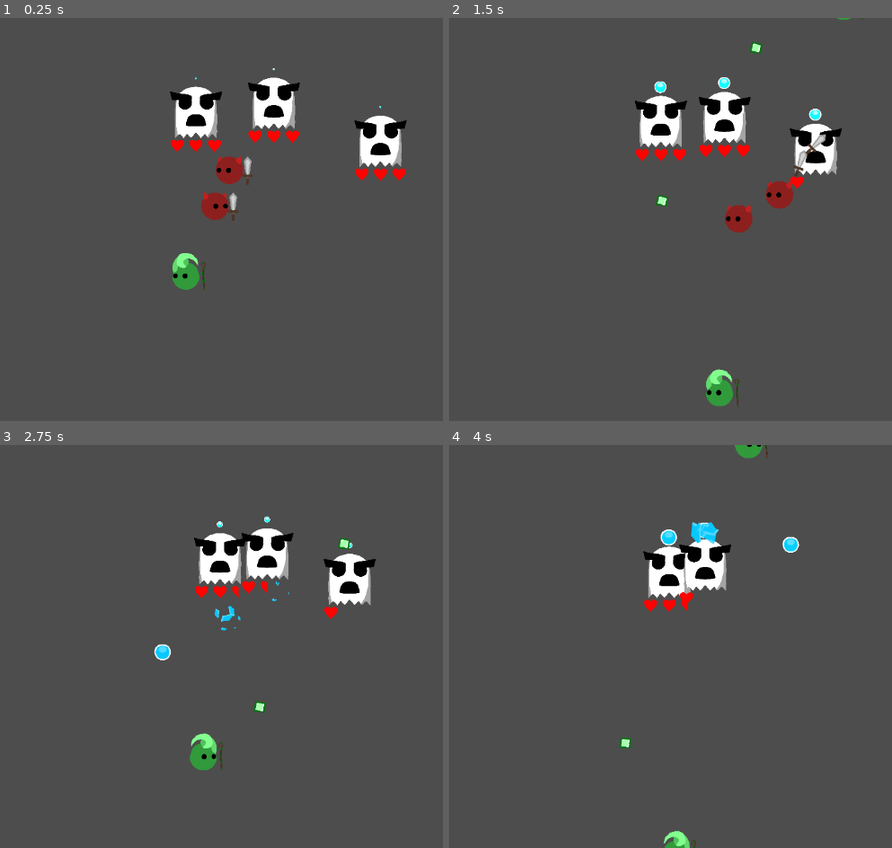
Above: before the commit, frames 1-4 (two rows, left to right).
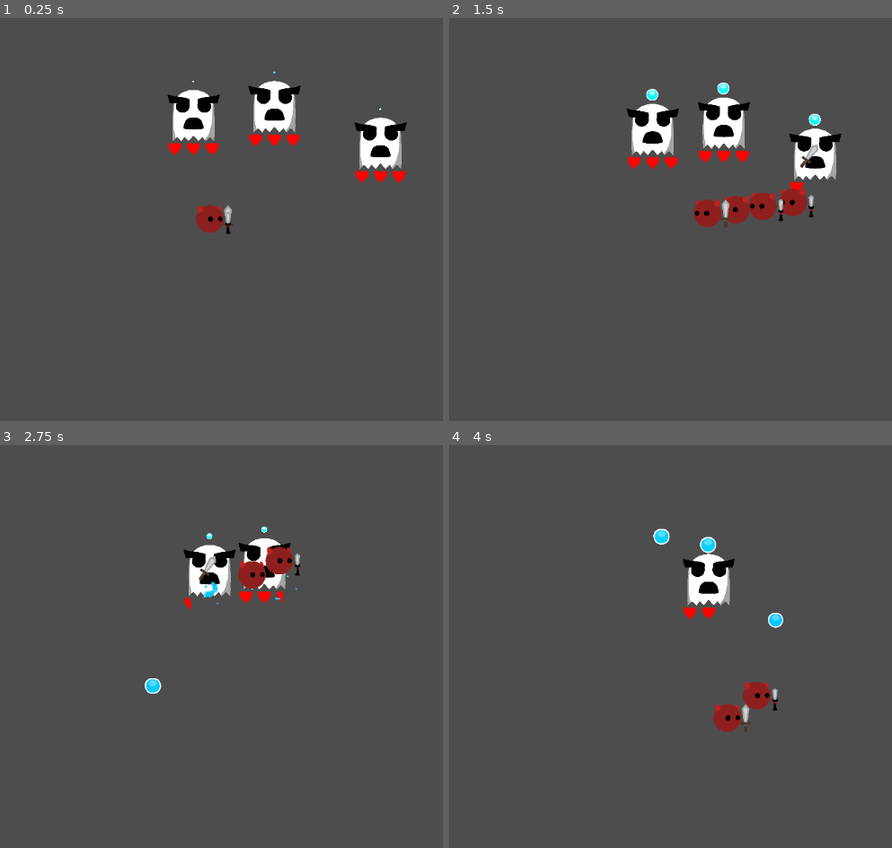
Above: after the commit, the same moments.

Repository: HoneyPony/impish-descent-future
Game: Godot game, scene res://Game.tscn
Two runs of this game, one before a commit and one after it. Both use one fixed random seed, a clock stepped at 60 frames per second and the inputs below.
Inputs (mouse positions are in pixels of both pictures, inside the frame that each line leads up to):
- Up to frame 1 (0.25 s): no input
- Up to frame 2 (1.5 s): move the mouse to (816, 199) at 0.52 s; hold D (player_right) 0.53-1.28 s; move the mouse to (515, 239) at 1.27 s
- Up to frame 3 (2.75 s): move the mouse to (283, 557) at 2.02 s; hold D (player_right) from 2.03 s (still down)
- Up to frame 4 (4 s): move the mouse to (621, 727) at 2.77 s; move the mouse to (874, 706) at 3.52 s; release D (player_right) at 3.53 s

The runs differ from the first frame. In frame 1, 3.5% of the frame differs, in the area x 37-92%, y 12-68%; in frame 2, 5.9%, in the area x 40-94%, y 0-97%; in frame 3, 5.4%; in frame 4, 4.5%.

Commit message:
Implement dagger

Diff:
--- a/GS.gd
+++ b/GS.gd
@@ -38,6 +38,7 @@
 
 var valid_imps = [
 	[Class.Brawler, Item.Sword],
+	[Class.Brawler, Item.Dagger],
 	[Class.Mage, Item.Staff],
 	[Class.Cleric, Item.Staff],
 	[Class.Summoner, Item.Scythe],
--- a/enemies/simple_ghost.gd
+++ b/enemies/simple_ghost.gd
@@ -3,6 +3,8 @@
 var health: int = 6
 
 var current_projectile = null
+
+var collision_timeouts = {}
 
 func handle_simple_projectile():
 	if current_projectile != null:
@@ -36,11 +38,20 @@
 
 	handle_simple_projectile()
 
+	for k in collision_timeouts:
+		collision_timeouts[k] -= delta
+
 
 
 func _on_hazard_body_entered(body):
+	if collision_timeouts.get(body, -1.0) > 0.0:
+		return
+
 	health -= body.damage
 	body.hit_target()
 
+	# Time out collision
+	collision_timeouts[body] = 0.5
+
 	if health <= 0:
 		queue_free()
--- a/players/player.gd
+++ b/players/player.gd
@@ -8,9 +8,13 @@
 
 @onready var item_tex = $Item/Look
 
+@onready var melee_collision_shape = $Item/CollisionShape2D
+
 @export var melee_attack_range = 150
 #@export var melee_cooldown = 0.3
 @export var action_cooldown = 0.3
+
+var action_speed = 1.0
 
 var ranged_attack_target: Node2D = null
 var ranged_attack_target_cached: Vector2 = Vector2.ZERO
@@ -72,6 +76,8 @@
 			tex = preload("res://players/staff.png")
 		GS.Item.Scythe:
 			tex = preload("res://players/scythe.png")
+		GS.Item.Dagger:
+			tex = preload("res://players/dagger.png")
 		_:
 			print("Oops, we don't support that item yet")
 
@@ -103,6 +109,13 @@
 		GS.Class.Brawler:
 			# Brwaler is thankfully always melee.
 			goal = Goals.GOAL_MELEE
+			match current_item:
+				GS.Item.Sword:
+					$Item.damage = 2
+				GS.Item.Dagger:
+					$Item.damage = 1
+					action_speed *= 2.0
+
 		GS.Class.Mage:
 			goal = Goals.GOAL_RANGED
 		GS.Class.Cleric:
@@ -158,6 +171,12 @@
 		$EnemyRange/CollisionShape.shape.radius *= 3
 
 	render_buffs()
+
+	# General melee buff: Increase our action speed because melee is hard.
+	action_speed *= 1.2
+
+	# The melee collision is only on when we are attacking melee.
+	melee_collision_shape.disabled = true
 
 func _physics_process(delta):
 	# Uncomment this if we want to animate the item
@@ -180,8 +199,10 @@
 	if state == State.NO_ACTION:
 		state_timer += delta
 	if state == State.MELEE_ATTACK:
-		state_timer += delta
+		state_timer += delta * action_speed
 		var to_t = parabola_one(state_timer)
+		melee_collision_shape.disabled = not (to_t > 0.25 and to_t < 0.75)
+
 		# To update both rotation and angle while sync_to_physics is on, we have to do it in
 		# one step.
 		var new_tform = Transform2D.IDENTITY
@@ -195,7 +216,7 @@
 			state_timer = 0.0
 	elif state == State.RANGED_ATTACK:
 		var may_fire = state_timer < 0.5
-		state_timer += delta
+		state_timer += delta * action_speed
 
 		var to_t = parabola_one(state_timer)
 
@@ -303,7 +324,7 @@
 	var all_players = get_tree().get_nodes_in_group("Players")
 	for imp in all_players:
 		var impulse_strength = 4096
-		var max_range = 256
+		var max_range = 72
 		var stay_away = false
 		if current_class == GS.Class.Summoner && imp.current_class != GS.Class.Summoner:
 			stay_away = true
Binary file added: players/dagger.png
Not shown, added: players/dagger.png.import
Not shown, added: players/dagger.kra
Not shown, added: players/dagger.kra~
Not shown, added: players/dagger.png~
